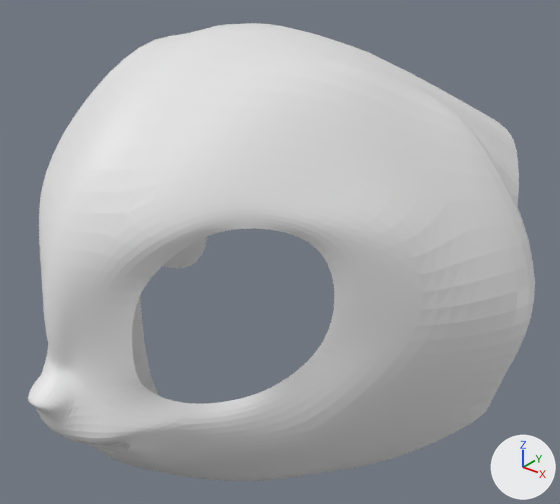
Before and after pictures for a commit that changed the Blender file Models/FirstCharacter.blend.
Rendered twice from a 50 mm camera at (2.32, -2.77, 5.04) aimed at (0.14, -0.05, 3.35). The lights are fixed; the arrows at lower right show +X, +Y and +Z.

In view in the first picture: 'Head'.
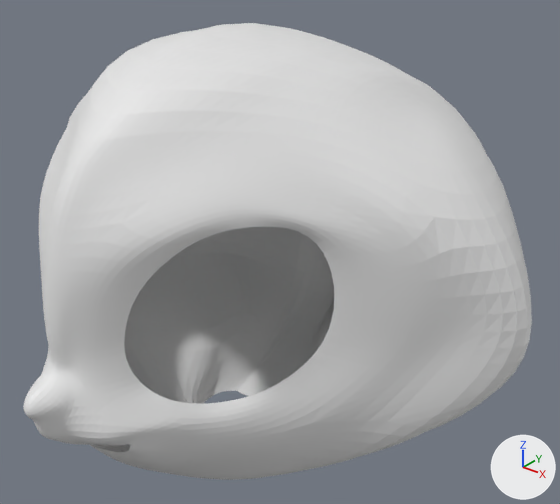
The edits, one by one:
me_plane_001 is used by ob_head; location (0.0, 0.0, 0.0); rotation (1.571, 0.0, 0.0), in degrees (90, 0, 0).
me_plane_001 had 141 vertices, 112 faces and spanned x 0.0..1.39, y 2.28..4.46, z -0.85..1.46.
me_plane_001 now has 170 vertices, 141 faces and spans x 0.0..1.52, y 2.21..4.55, z -1.26..1.51.
Part 1, on me_plane_001:
1 vertex is removed from x 1.02, y 2.69, z -0.59.
1 face is deleted.
62 vertices move from x 0.0..1.39, y 2.3..4.46, z -0.85..1.46 to x 0.0..1.52, y 2.22..4.55, z -0.88..1.51.
30 vertices are added at x 0.0..1.02, y 2.21..3.45, z -1.26..0.21.
30 new faces join them.

Where the change shows, as pixel boxes (x1, y1, x2, y2) in the pictures (560 x 504 px):
'Head', reshaped
    before: (28, 23, 535, 481)
    after: (23, 23, 532, 480)
